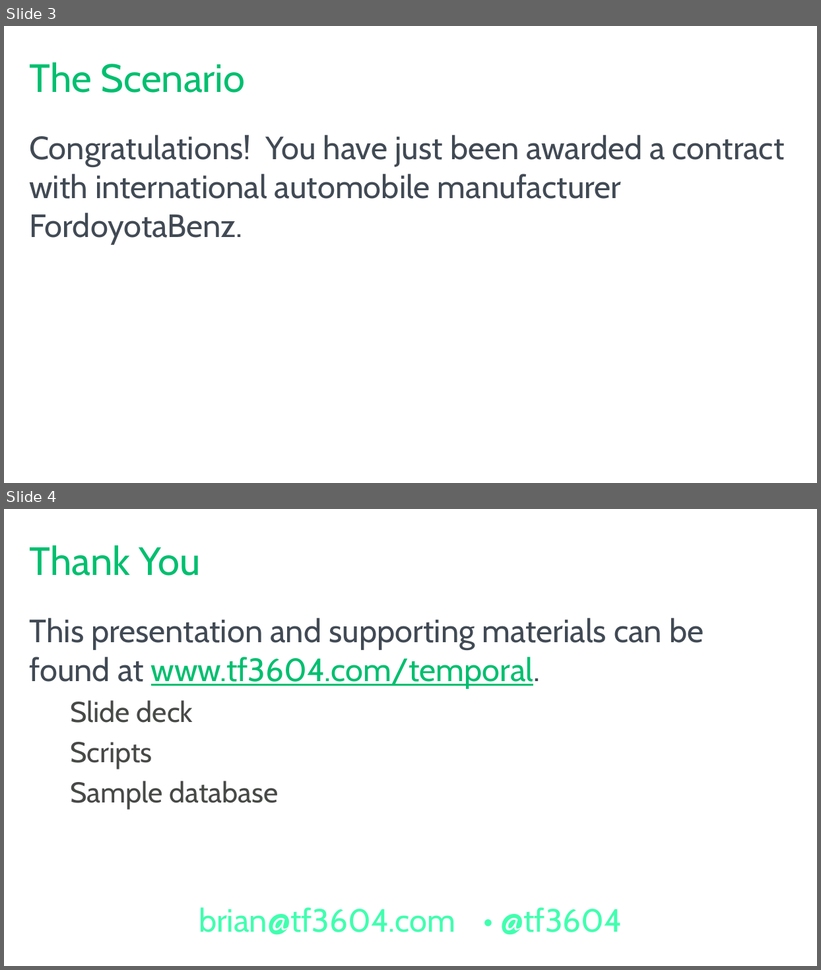
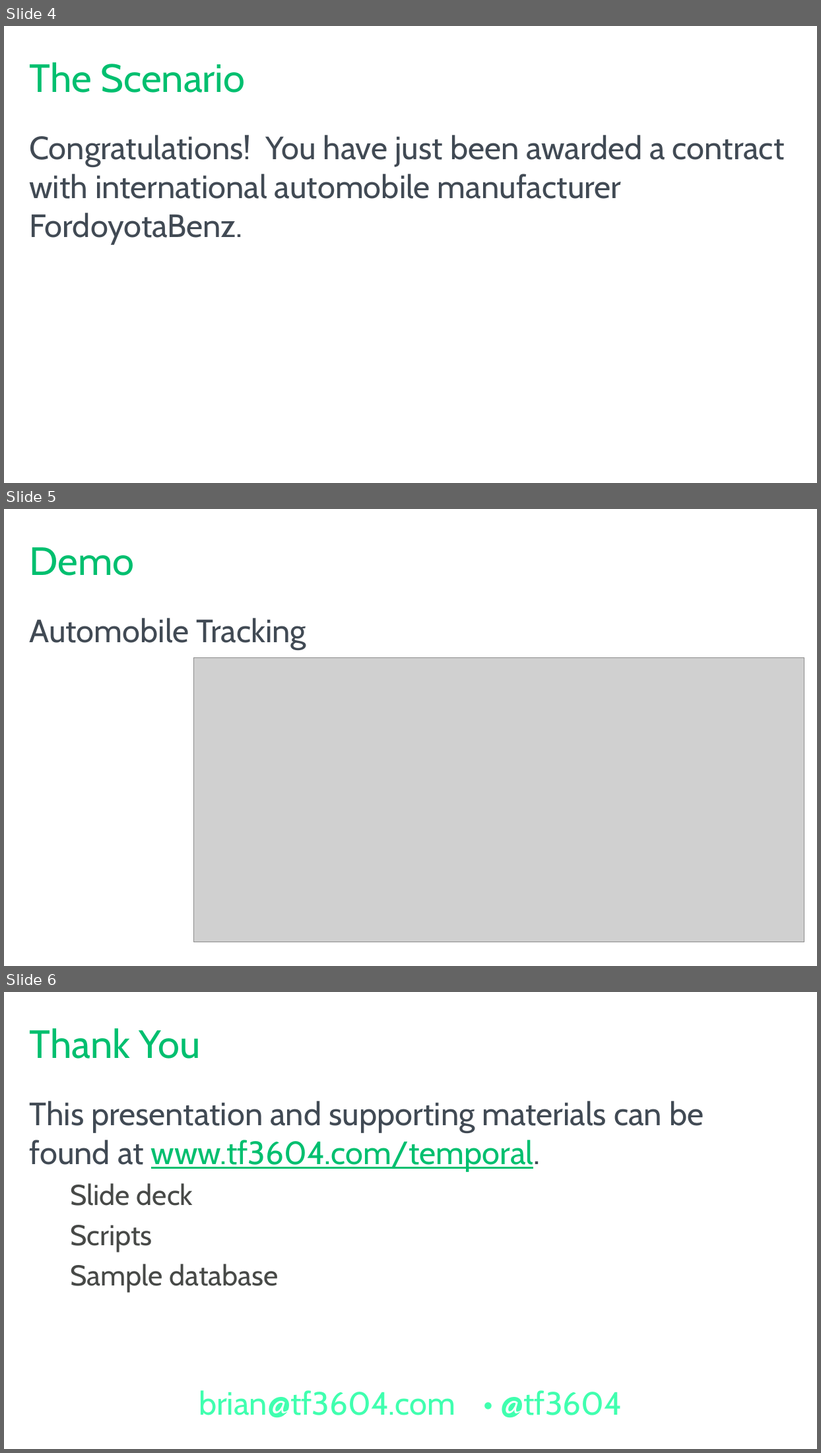
Before and after one commit to tf3604/RememberWhenTemporal, a slide deck: Temporal.pptx. Shown one above the other, each under a label of ours: slides 3 and 4 before the commit, slides 4, 5 and 6 after it. The pictures are 821x970 and 821x1453 pixels, drawn with LibreOffice and Linux fonts; fonts in the diff are those of the drawing; grey boxes stand for pictures; background and template pictures are left out. Boxes give left, top, right and bottom in pixels: in the first picture for what was removed or moved away, otherwise in the second. Text is boxed around its words. In the diff, an @@ line names an element or a change of style, - is before the commit and + after.

```diff
--- a/Temporal.pptx
+++ b/Temporal.pptx
@@ slide 5 added at (4,509,817,966), background #FFFFFF @@
@@ title added at (30,547,135,576), 44 pt, text #00BF6F @@
+Demo
@@ text added at (29,618,306,650), 36 pt, text #414A54 @@
+Automobile Tracking
@@ picture added at (193,657,804,942) @@
@@ what was slide 3 is now slide 4 @@
@@ what was slide 4 is now slide 6 @@
```
Also in this commit, not shown: 1 slide changed, 1 other slide added.
